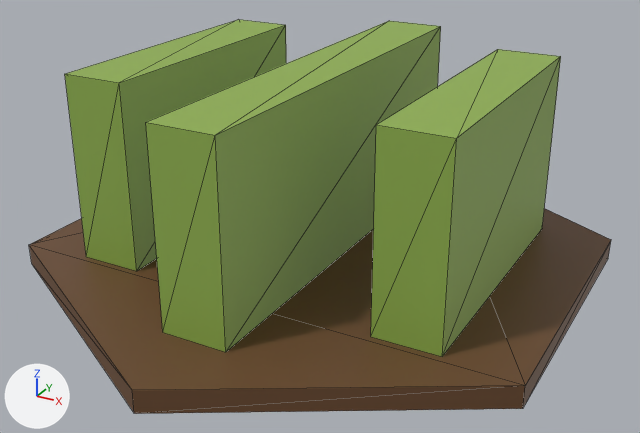
Renders of the glTF model art/models/field.glb from each side of a commit.
One viewpoint serves both versions: a camera (50 mm lens) standing at (0.557, -1.017, 0.579) and looking at (0.011, -0.025, 0.083). Lighting does not change. The marker at lower left points along +X, +Y and +Z. The picture after the commit comes second. Mesh edges are drawn as thin lines. Vertices at exactly the same position are counted once.

Names of what the first picture shows: 'field'.
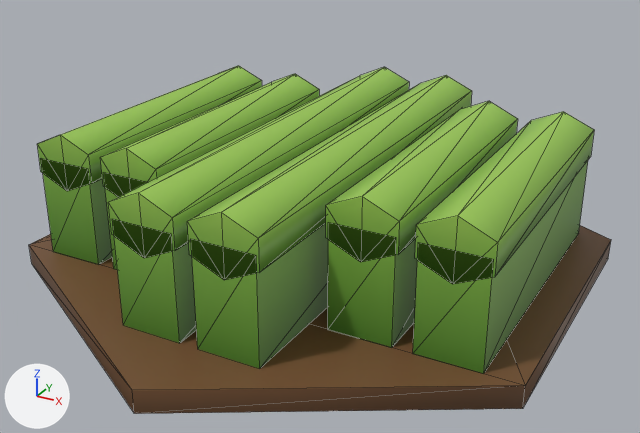
The edits, one by one:
me_field is used by ob_field; location (0.0, 0.0, 0.0).
me_field had 36 vertices, 56 faces and spanned x -0.364..0.364, y -0.42..0.42, z 0.0..0.29.
me_field now has 132 vertices, 188 faces and spans x -0.364..0.364, y -0.42..0.42, z 0.0..0.21.
me_field part 1: a new loose piece, a 6-sided cylinder along y spanning x -0.21..-0.12, y -0.21..0.21, z 0.13..0.21, in mat_defaultmaterial.
me_field part 2: a new loose piece, a 6-sided cylinder along y spanning x -0.1..-0.01, y -0.32..0.32, z 0.13..0.21, in mat_defaultmaterial.
me_field part 3: a new loose piece, a 6-sided cylinder along y spanning x 0.01..0.1, y -0.32..0.32, z 0.13..0.21, in mat_defaultmaterial.
me_field part 4: a new loose piece, a 6-sided cylinder along y spanning x 0.12..0.21, y -0.21..0.21, z 0.13..0.21, in mat_defaultmaterial.
me_field part 5: a new loose piece, a 6-sided cylinder along y spanning x 0.23..0.32, y -0.21..0.21, z 0.13..0.21, in mat_defaultmaterial.
Part 6, on me_field:
15 vertices are removed from x -0.045..0.265, y -0.31..0.31, z 0.03..0.29.
28 faces are deleted.
9 vertices move from x -0.265..-0.045, y -0.2..0.31, z 0.03..0.29 to x -0.317..-0.23, y -0.21..0.21, z 0.03..0.19.
26 vertices are added at x -0.32..0.233, y -0.32..0.32, z 0.03..0.21.
20 new vertices lie (0.084, 0.0, 0.0) away from vertices in x -0.207..0.233, y -0.32..0.32, z 0.03..0.17.
5 new vertices lie (0.0, 0.42, 0.0) away from vertices in x -0.32..-0.23, y -0.21, z 0.13..0.21.
60 new faces join them.
me_field part 7: 22 kept faces spanning x -0.364..0.364, y -0.42..0.42, z 0.0..0.17 get new vertex colours.

Boxes (x1, y1, x2, y2) around the edits, measured in the pictures (640 x 433 px):
'field', reshaped (12% shorter): before (29, 20, 611, 414); after (29, 66, 611, 414)
part 1 of me_field, added (green): after (100, 74, 319, 196)
part 2 of me_field, added (green): after (108, 67, 409, 258)
part 3 of me_field, added (green): after (187, 75, 472, 280)
part 4 of me_field, added (green): after (326, 101, 518, 262)
part 5 of me_field, added (green): after (415, 112, 594, 284)
part 6 of me_field, reshaped: before (66, 20, 561, 357); after (37, 66, 588, 374)
part 7 of me_field, recoloured: before (48, 25, 583, 411); after (41, 159, 583, 411)
